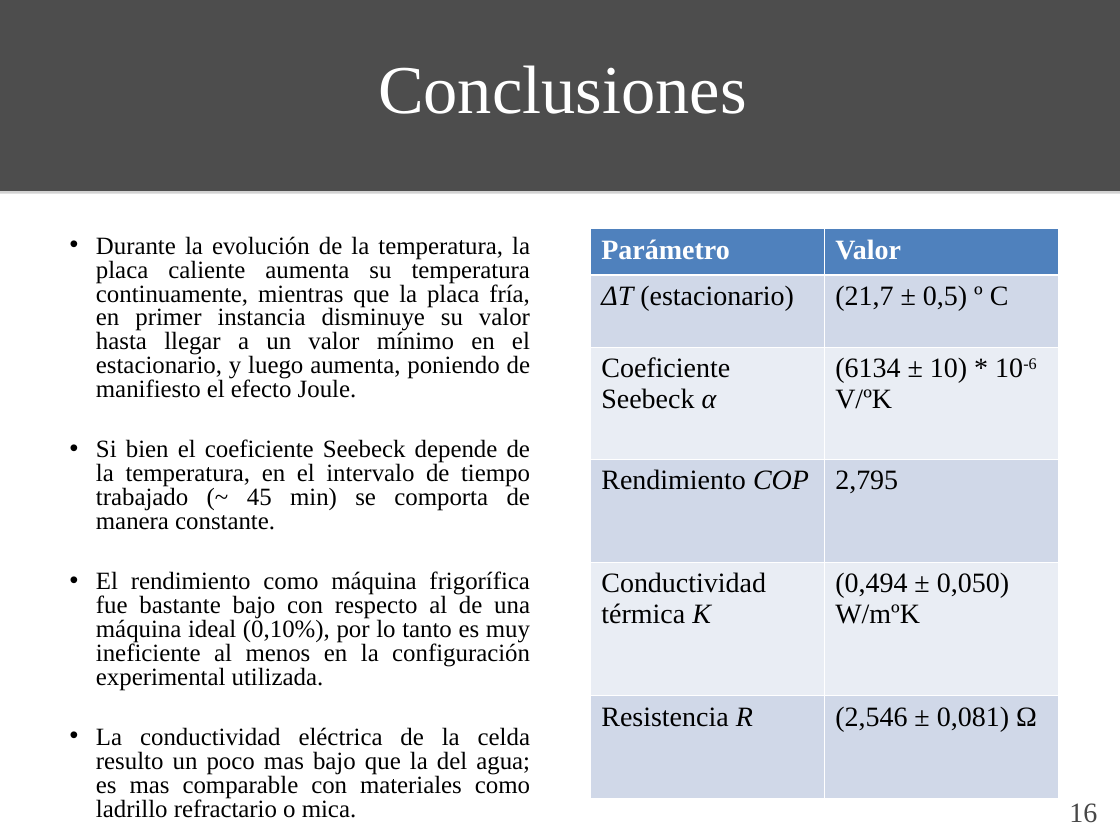
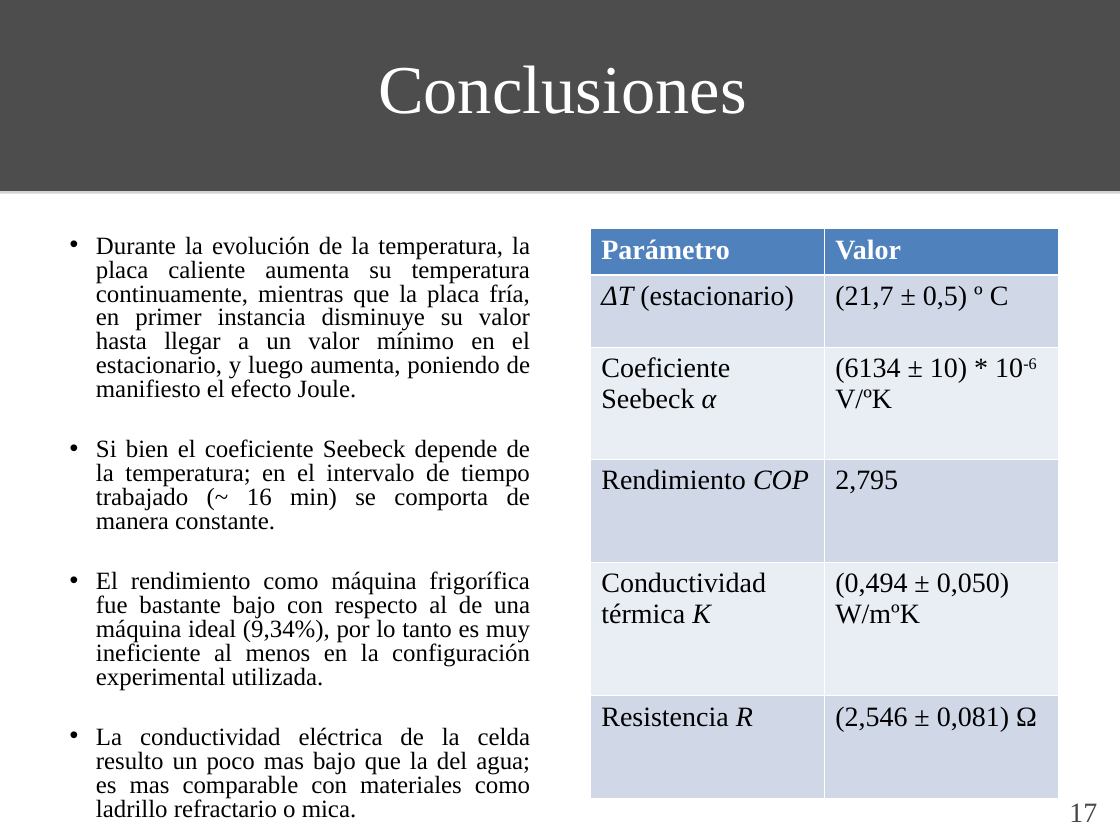
Before and after one commit to ignaciop/laboratorio4, a slide deck: slide 17 of practica_especial/presentacion/presentacion_pe.ppt (slide 16 before the commit). Drawn at 1120x840 pixels with LibreOffice and Linux fonts; fonts in the diff are those of the drawing. Boxes give left, top, right and bottom in pixels: in the first picture for what was removed or moved away, otherwise in the second. Text is boxed around its words. In the diff, an @@ line names an element or a change of style, - is before the commit and + after.

Commit message:
Presentacion PE en ppt y pdf

```diff
--- a/practica_especial/presentacion/presentacion_pe.ppt
+++ b/practica_especial/presentacion/presentacion_pe.ppt
@@ subtitle at (96,439,530,691): text changed @@
-• Si bien el coeficiente Seebeck depende de la temperatura, en el intervalo de tiempo trabajado (~ 45 min) se comporta de manera constante.
-• El rendimiento como máquina frigorífica fue bastante bajo con respecto al de una máquina ideal (0,10%), por lo tanto es muy ineficiente al menos en la configuración experimental utilizada.
+• Si bien el coeficiente Seebeck depende de la temperatura; en el intervalo de tiempo trabajado (~ 16 min) se comporta de manera constante.
+• El rendimiento como máquina frigorífica fue bastante bajo con respecto al de una máquina ideal (9,34%), por lo tanto es muy ineficiente al menos en la configuración experimental utilizada.
@@ page number at (1069,803,1097,822): text changed @@
-16
+17
```
Also in this commit, not shown: 3 other slides changed, 1 slide added, 2 other files.
